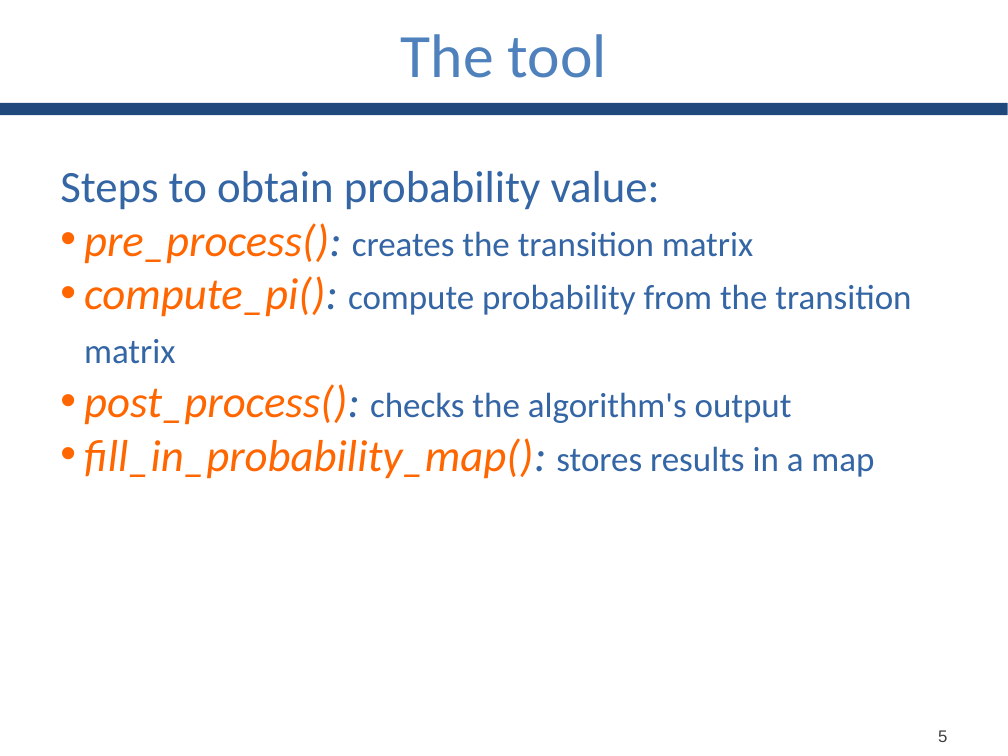
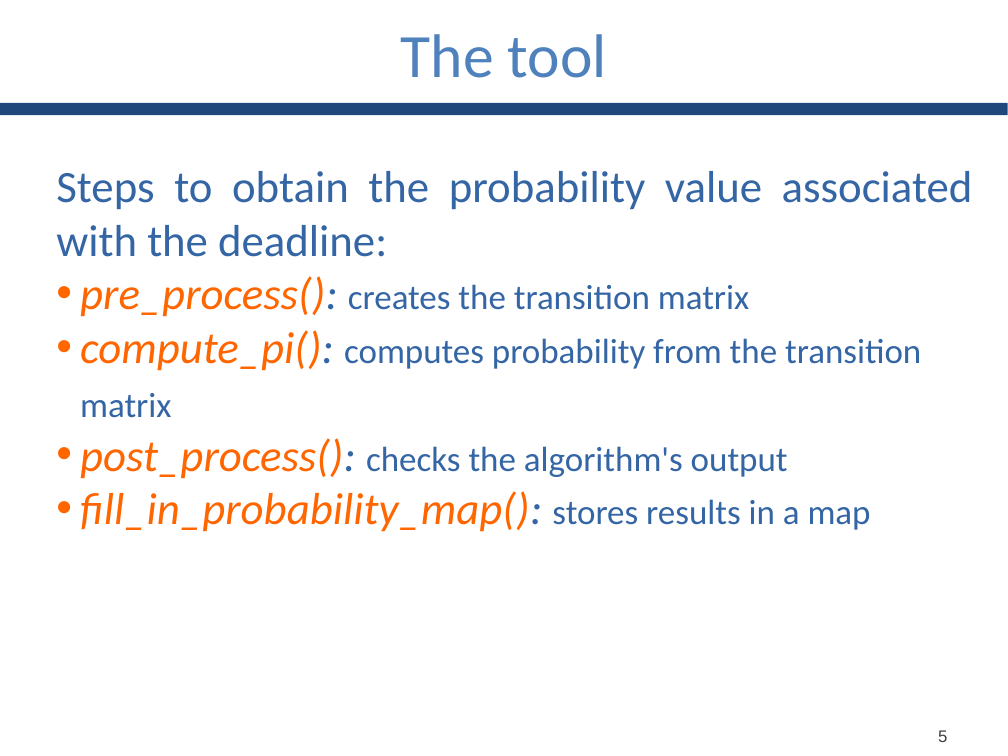
Before and after one commit to GianlucaBortoli/bachelorThesis, a slide deck: slide 6 of slides/slides.pptx. Drawn at 1008x756 pixels with LibreOffice and Linux fonts; fonts in the diff are those of the drawing. Boxes give left, top, right and bottom in pixels: in the first picture for what was removed or moved away, otherwise in the second. Text is boxed around its words. In the diff, an @@ line names an element or a change of style, - is before the commit and + after.

Commit message:
fix some text

```diff
--- a/slides/slides.pptx
+++ b/slides/slides.pptx
@@ text at [56, 171, 973, 257]: text changed @@
-Steps to obtain probability value:
+Steps to obtain the probability value associated with the deadline:
@@ text at [80, 330, 921, 418]: text changed @@
-• compute_pi(): compute probability from the transition matrix
+• compute_pi(): computes probability from the transition matrix
```
Also in this commit, not shown: 10 other slides changed.
